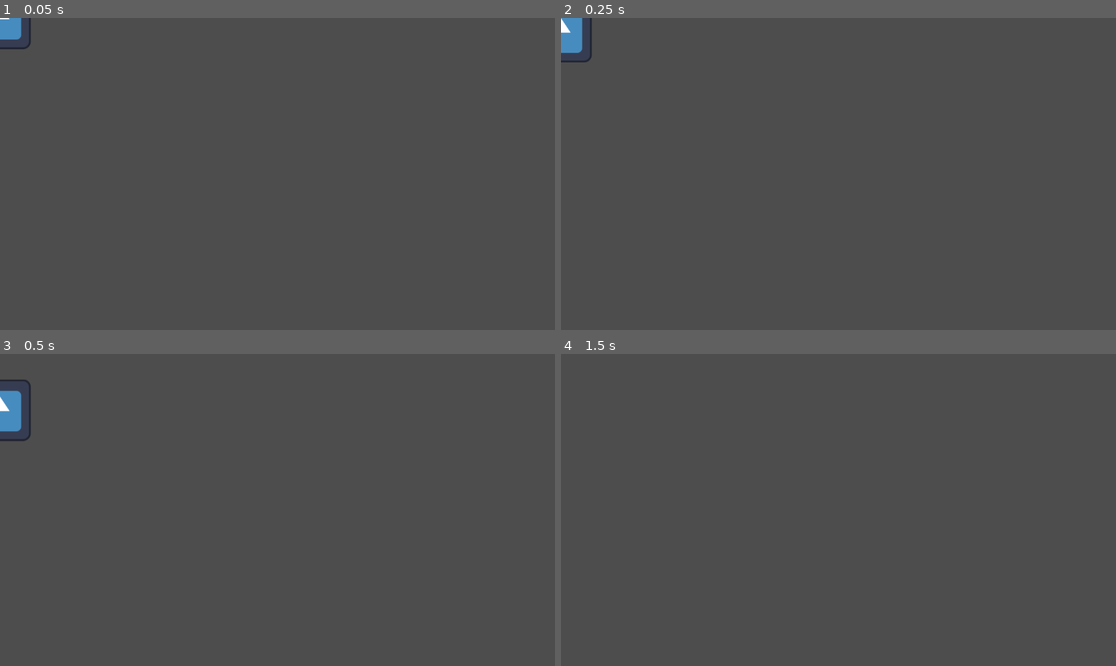
Above: before the commit, frames 1-4 (two rows, left to right).
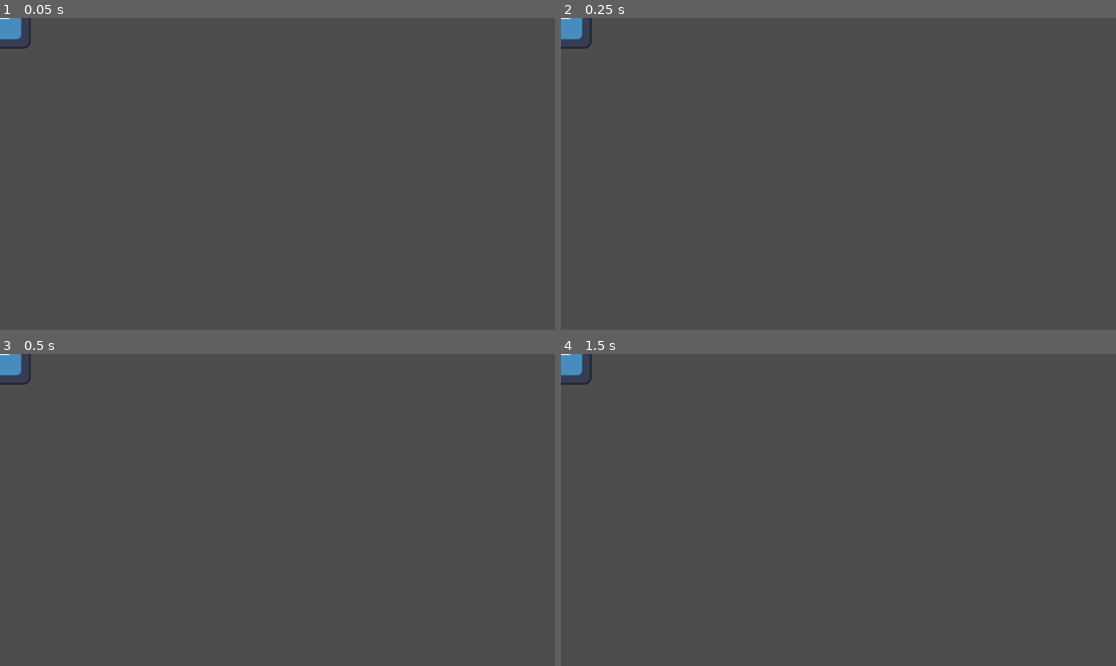
Above: after the commit, the same moments.

Repository: danicachow/finalprac2
Game: Godot game, scene res://player.tscn
Same seed, same stepped clock (60 frames per second), same inputs: the game is played once before the commit and once after it. The project has no main scene, so this scene is started directly. The engine's default icon, where the game draws it, is replaced by a stand-in: a white triangle on a blue panel in a dark square.
Inputs:
- Up to frame 1 (0.05 s): no input
- Up to frame 2 (0.25 s): no input
- Up to frame 3 (0.5 s): no input
- Up to frame 4 (1.5 s): no input

The runs differ from the first frame. In frame 1, less than 0.1% of the frame differs, in the area x 0-5%, y 0-11%; in frame 2, 0.3%; in frame 3, 0.9%, in the area x 0-6%, y 0-28%; in frame 4, 0.3%.

Commit message:
player scene really completed
missed up first time but fixed it

Diff:
--- a/player.tscn
+++ b/player.tscn
@@ -2,13 +2,13 @@
 
 [ext_resource type="Texture2D" uid="uid://dhbv6eyh45c07" path="res://icon.svg" id="1_foapo"]
 
-[sub_resource type="RectangleShape2D" id="RectangleShape2D_rerne"]
+[sub_resource type="RectangleShape2D" id="RectangleShape2D_3urct"]
 size = Vector2(128, 128)
 
-[node name="Player" type="RigidBody2D"]
+[node name="Player" type="Area2D"]
 
 [node name="Sprite2D" type="Sprite2D" parent="."]
 texture = ExtResource("1_foapo")
 
 [node name="CollisionShape2D" type="CollisionShape2D" parent="."]
-shape = SubResource("RectangleShape2D_rerne")
+shape = SubResource("RectangleShape2D_3urct")
